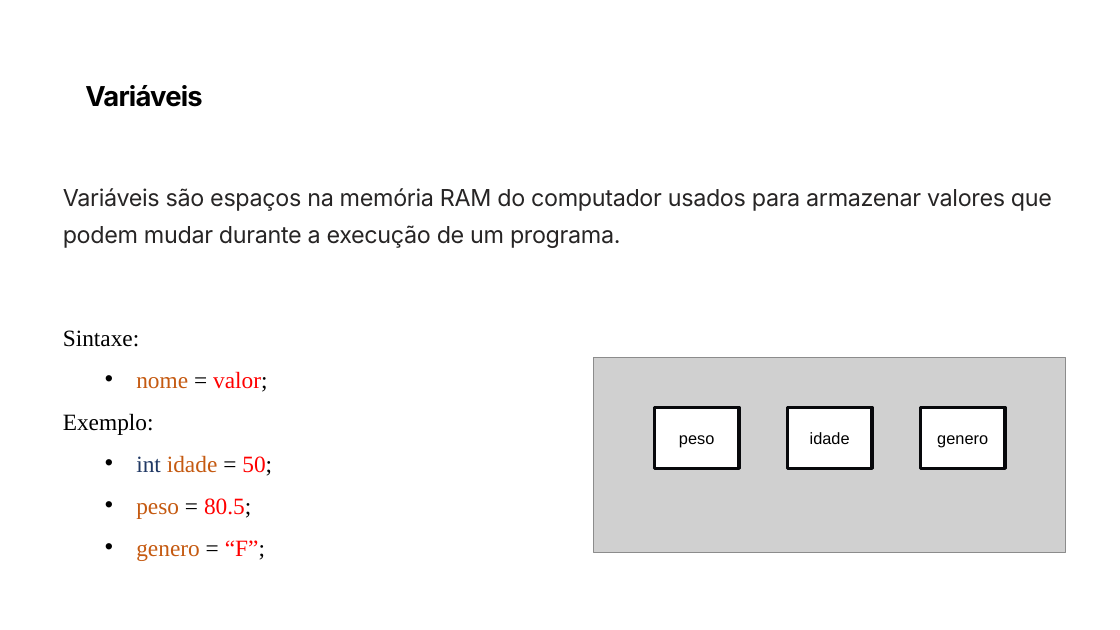
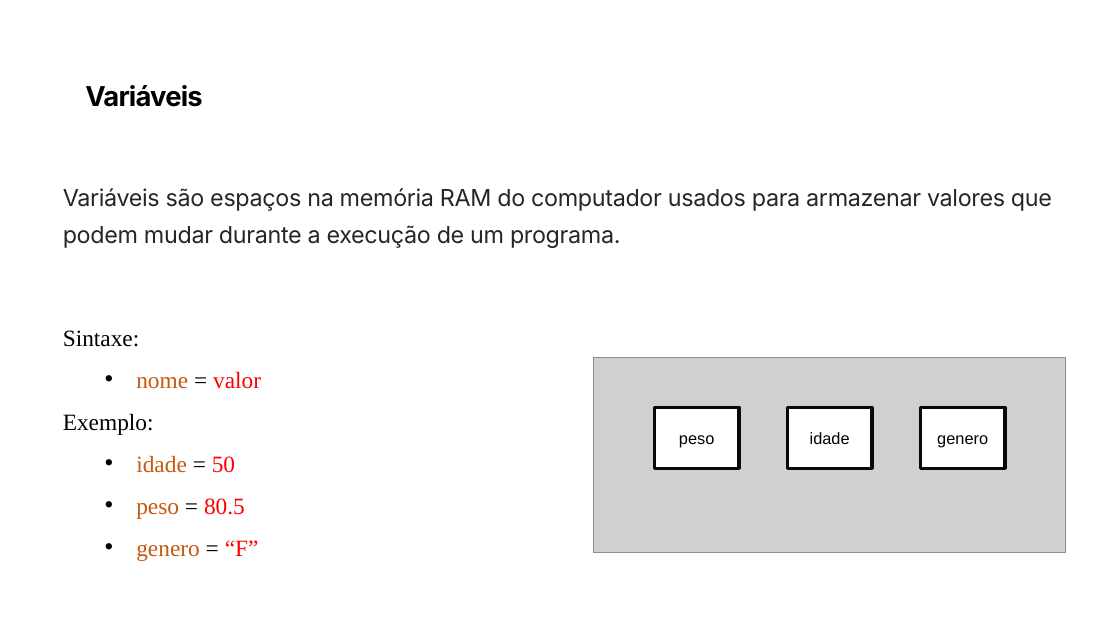
Before and after one commit to PedroMiho/UMC, a slide deck: slide 7 of Software Básico/Aula 02 - Algoritmos/Aula 02 - Variaveis.pptx. Drawn at 1120x630 pixels with LibreOffice and Linux fonts; fonts in the diff are those of the drawing; grey boxes stand for pictures; background and template pictures are left out. Boxes give left, top, right and bottom in pixels: in the first picture for what was removed or moved away, otherwise in the second. Text is boxed around its words. In the diff, an @@ line names an element or a change of style, - is before the commit and + after.

```diff
--- a/Software Básico/Aula 02 - Algoritmos/Aula 02 - Variaveis.pptx
+++ b/Software Básico/Aula 02 - Algoritmos/Aula 02 - Variaveis.pptx
@@ text at (136, 371, 261, 389): text changed @@
-  • nome = valor;
+  • nome = valor
@@ text at (136, 455, 259, 561): text changed @@
-  • int idade = 50;
-  • peso = 80.5;
-  • genero = “F”;
+  • idade = 50
+  • peso = 80.5
+  • genero = “F”
```
Also in this commit, not shown: 7 other slides changed, 1 other file.
